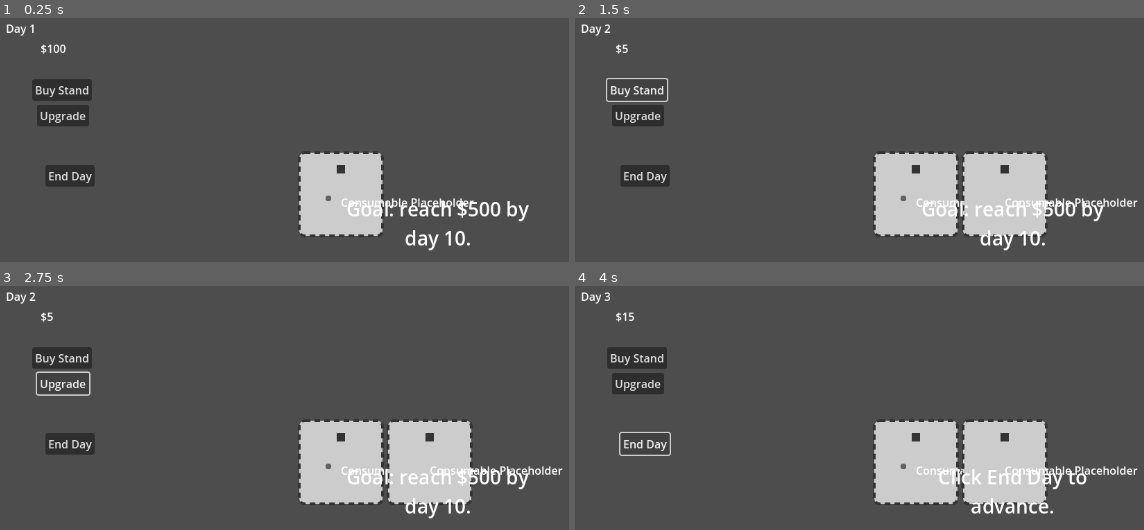
Above: before the commit, frames 1-4 (two rows, left to right).
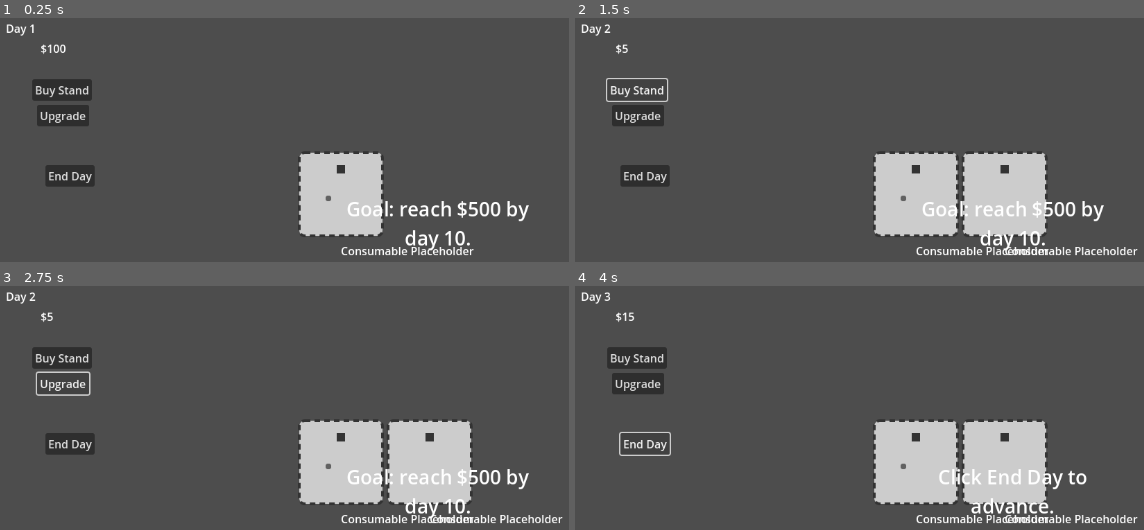
Above: after the commit, the same moments.

Repository: naddicott-dtech/tycoon-template
Game: Godot game, scene res://scenes/Main.tscn
Two runs of this game, one before a commit and one after it. Both use one fixed random seed, a clock stepped at 60 frames per second and the inputs below.
Inputs (mouse positions are in pixels of both pictures, inside the frame that each line leads up to):
- Up to frame 1 (0.25 s): no input
- Up to frame 2 (1.5 s): click "End Day" at 0.5 s; click "Buy Stand" at 1.25 s
- Up to frame 3 (2.75 s): click "Upgrade" at 2 s
- Up to frame 4 (4 s): click (905, 466) at 2.75 s; click "End Day" at 3.5 s

The runs differ from the first frame. In frame 1, 0.7% of the frame differs, in the area x 59-84%, y 73-98%; in frame 2, 1.2%; in frame 3, 1.2%; in frame 4, 1.2%, in the area x 59-99%, y 73-98%.

Commit message:
Move the StandLabel name tag below the stand sprite (editor — Neal)
Co-Authored-By: Claude Fable 5 <noreply@anthropic.com>

Diff:
--- a/scenes/entities/Stand.tscn
+++ b/scenes/entities/Stand.tscn
@@ -8,11 +8,11 @@
 [node name="Stand" type="Sprite2D"]
 texture = ExtResource("3_qhtib")
 script = ExtResource("2_2rcrt")
-item_name = "Consumable Placeholder"
 level_1_texture = ExtResource("3_qhtib")
 level_2_texture = ExtResource("4_3yig3")
 level_3_texture = ExtResource("5_v6v0d")
 
 [node name="StandLabel" type="Label" parent="."]
+offset_top = 70.0
 offset_right = 40.0
-offset_bottom = 23.0
+offset_bottom = 93.0
